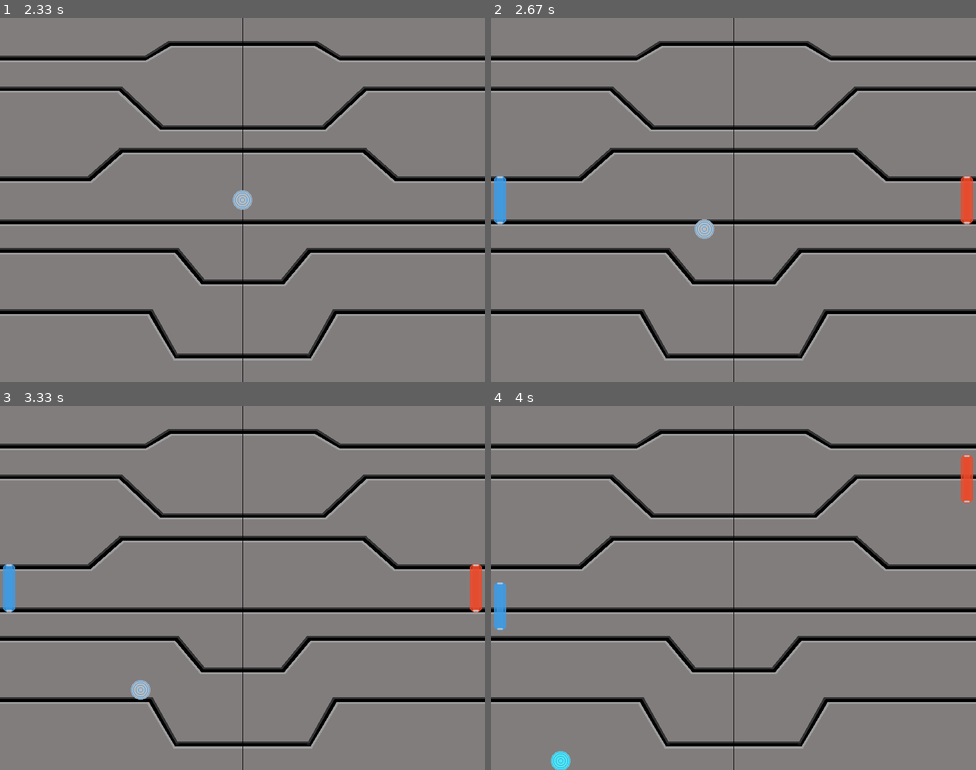
Above: before the commit, frames 1-4 (two rows, left to right).
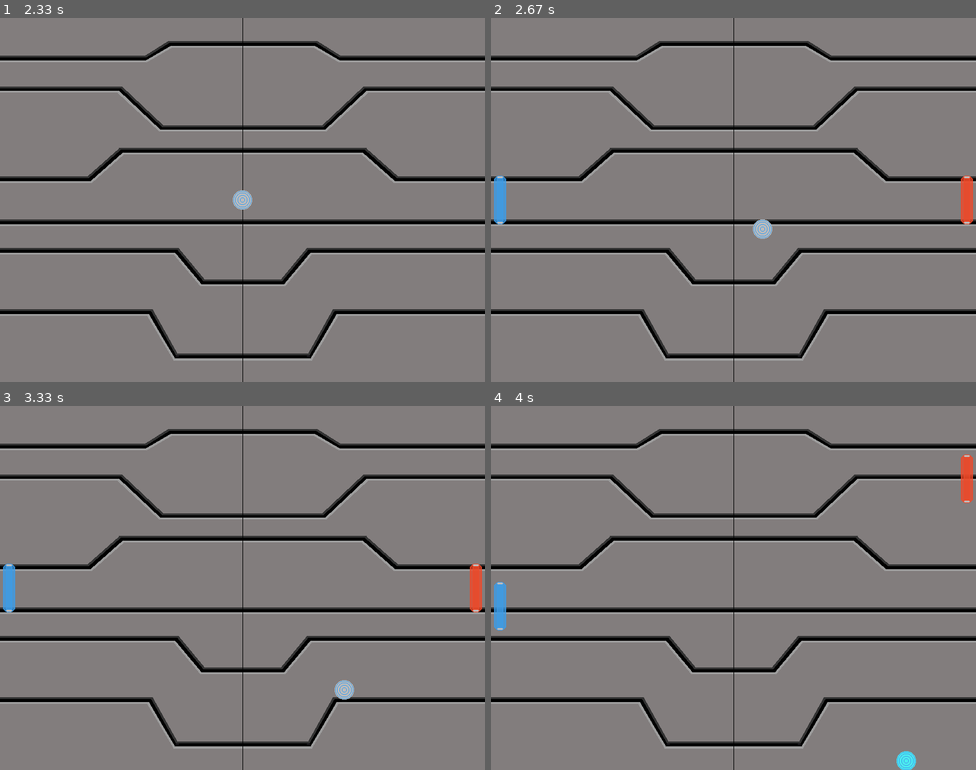
Above: after the commit, the same moments.

Repository: MarcinCichy/TronG---game-with-animation-and-sounds---Pygame
Game: pygame game, started from pong_v2.py
The game is run twice, just before and just after one commit, with the same random seed, the same clock (stepped at 60 frames per second) and the same inputs.
Inputs:
- Up to frame 1 (2.33 s): no input
- Up to frame 2 (2.67 s): no input
- Up to frame 3 (3.33 s): no input
- Up to frame 4 (4 s): hold Up 3.33-3.8 s; hold Down from 3.83 s (still down); tap Z at 3.9 s; tap A at 3.98 s

Frame 1 is identical in both runs. In frame 2, 0.3% of the frame differs, in the area x 42-58%, y 55-61%; in frame 3, 0.3%; in frame 4, 0.3%.

Commit message:
fix some functionality(e.g. paddle collisions)

Diff:
--- a/Constants.py
+++ b/Constants.py
@@ -6,8 +6,10 @@
 SCREEN_HALF_HIGHT = int(SCREEN_HIGHT/2)
 SCREEN_HALF_WIDTH = int(SCREEN_WIDTH/2)
 # --------------------------------------------------
-DISK_SPEED_X = 3 * random.choice((1, -1))
-DISK_SPEED_Y = 3 * random.choice((1, -1))
+# DISK_SPEED_X = 3 * random.choice((1, -1))
+# DISK_SPEED_Y = 3 * random.choice((1, -1))
+DISK_SPEED_X = 3
+DISK_SPEED_Y = 3
 # --------------------------------------------------
 PADDLE_SPEED_RIGHT = 0
 PADDLE_SPEED_LEFT = 0
--- a/Disk.py
+++ b/Disk.py
@@ -4,9 +4,9 @@
 
 
 class Disk:
-	def __init__(self, speed_x=DISK_SPEED_X, speed_y=DISK_SPEED_Y):
-		self.speed_x = speed_x
-		self.speed_y = speed_y
+	def __init__(self):
+		self.speed_x = DISK_SPEED_X
+		self.speed_y = DISK_SPEED_Y
 		self.disk_appears_img = pygame.image.load_extended('pics/Disk_appeared.png').convert_alpha()
 		self.sprite_sheet = spritesheet.SpriteSheet(self.disk_appears_img)
 		self.disk_ingame_img = pygame.image.load_extended('pics/Tron_Disk.png').convert_alpha()
--- a/pong_v2.py
+++ b/pong_v2.py
@@ -25,12 +25,10 @@
 functions.start_game()
 
 while True:
-	# game logic
+	# ----------------------------- game logic -----------------------------
 	# check collision with paddles and
 	# change the direction of the disc depending on the direction of the paddle
 	if disk.disk_ingame_pos.colliderect(right_paddle.paddle_right_pos) or disk.disk_ingame_pos.colliderect(left_paddle.paddle_left_pos):
-		DISK_SPEED_X += 6
-		DISK_SPEED_Y += 6
 		if (PADDLE_SPEED_RIGHT == 10 and disk.speed_y > 0) or (PADDLE_SPEED_LEFT == 10 and disk.speed_y > 0):
 			disk.speed_x *= -1
 		elif (PADDLE_SPEED_RIGHT == 10 and disk.speed_y < 0) or (PADDLE_SPEED_LEFT == 10 and disk.speed_y < 0):
@@ -46,8 +44,6 @@
 
 	# Check collision with top and bottom of board
 	if disk.disk_ingame_pos.bottom >= SCREEN_HIGHT or disk.disk_ingame_pos.top <= 0:
-		# DISK_SPEED_X -= 6
-		# DISK_SPEED_Y -= 6
 		disk.speed_y *= -1
 		disk.disk_after_bounc()
 
@@ -65,7 +61,7 @@
 
 	#functions.disk_moving()
 
-	# pygame events to control game and paddles
+	# ---------- pygame events to control game and paddles  ----------
 	for event in pygame.event.get():
 		if event.type == pygame.QUIT:
 			pygame.quit()
@@ -93,7 +89,7 @@
 			if event.key == pygame.K_a:
 				PADDLE_SPEED_LEFT += 10
 	print(disk.speed_x, disk.speed_y)
-	print(DISK_SPEED_X, DISK_SPEED_Y)
+	print("DS:", DISK_SPEED_X, DISK_SPEED_Y)
 	disk.disk_move()
 	left_paddle.show_paddles()
 	right_paddle.show_paddles()
